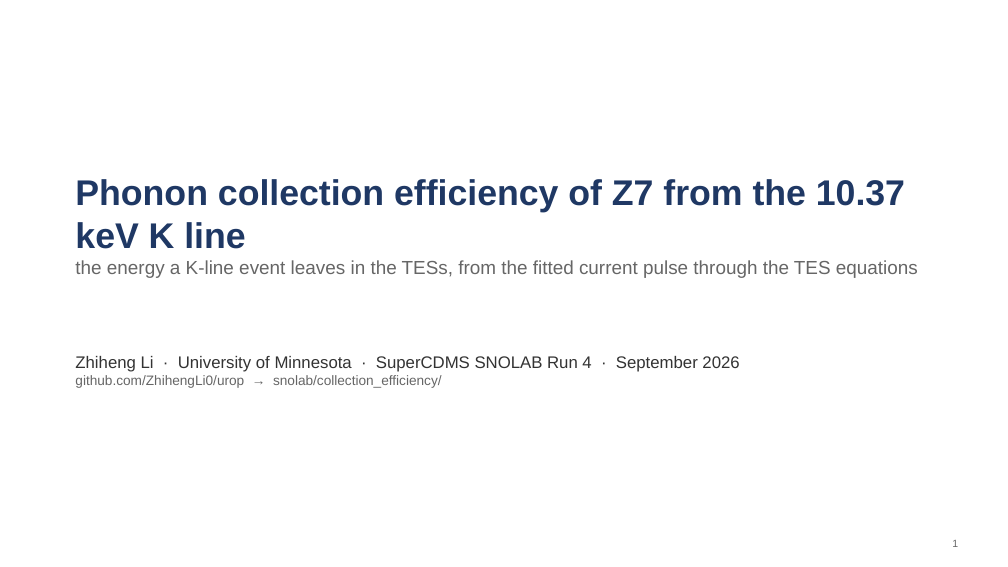
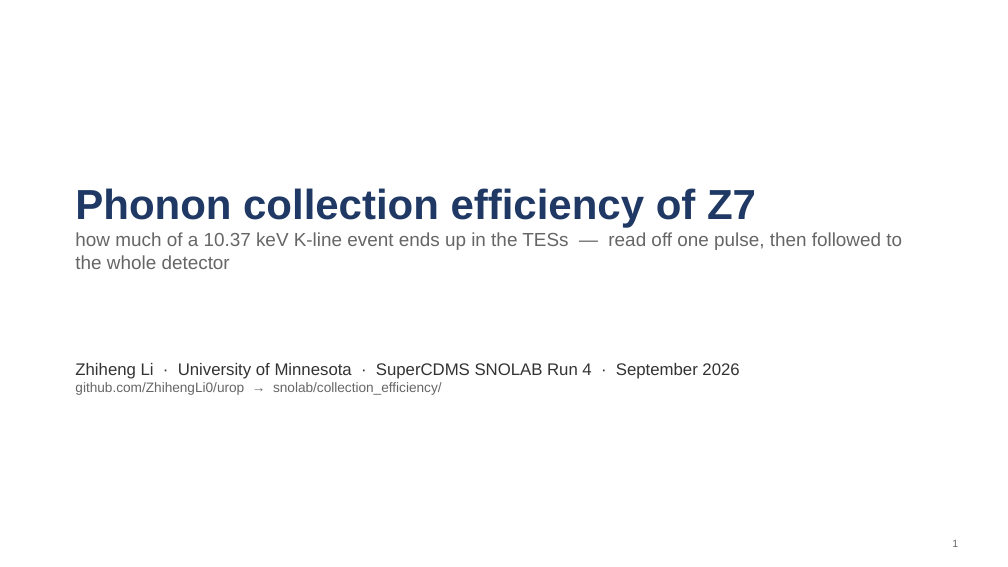
Before and after one commit to ZhihengLi0/urop, a slide deck: slide 1 of snolab/collection_efficiency/presentation/SNOLAB_R4_collection_efficiency_20260910.pptx. Drawn at 1008x567 pixels with LibreOffice and Linux fonts; fonts in the diff are those of the drawing. Boxes give left, top, right and bottom in pixels: in the first picture for what was removed or moved away, otherwise in the second. Text is boxed around its words. In the diff, an @@ line names an element or a change of style, - is before the commit and + after.

```diff
--- a/snolab/collection_efficiency/presentation/SNOLAB_R4_collection_efficiency_20260910.pptx
+++ b/snolab/collection_efficiency/presentation/SNOLAB_R4_collection_efficiency_20260910.pptx
@@ text at (75, 188, 902, 269): text changed @@
-Phonon collection efficiency of Z7 from the 10.37 keV K line
-the energy a K-line event leaves in the TESs, from the fitted current pulse through the TES equations
+Phonon collection efficiency of Z7
+how much of a 10.37 keV K-line event ends up in the TESs — read off one pulse, then followed to the whole detector
@@ text "Zhiheng Li · University of ...": place and size @@
-text "Zhiheng Li · University of ..." at (75, 356, 739, 388)
+text "Zhiheng Li · University of ..." at (75, 363, 739, 395)
```
Also in this commit, not shown: 14 other slides changed, 2 slides added, 7 slides removed, 5 other files.
